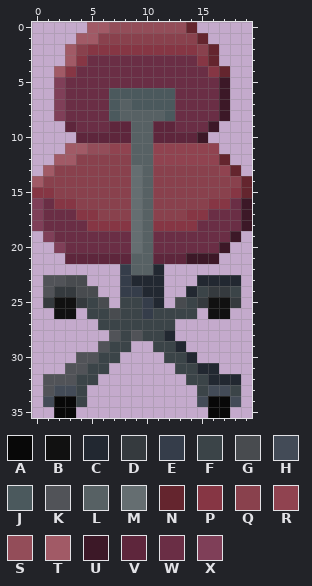
A pixel-art sprite gets an edit: Assets/Art/Sprites/Environments/Furniture/OfficeChairBack.png. Above, as it was before the edit.
The file is 20x36 pixels. Colours within 5 levels of each other are drawn and written as one.
Palette (. is transparent): A #080808  B #111111  C #222831  D #353a3e  E #353d4a  F #3b4448  G #484b4f  H #434b57  J #4b595d  K #515358  L #576164  M #656e71  N #64252e  P #863644  Q #89414d  R #904350  S #934d59  T #a15a66  U #3c1827  V #5e263c  W #6a2e45  X #7f3f58
Pixels before, first column x 0:
 0 .....TTSSSSSSSN.....
 1 ....TTQQQQQQQQQN....
 2 ...TQPPPPPPPPPPQN...
 3 ...TPWWWWWWWWWWPN...
 4 ..TPWWWWWWWWWWWWPN..
 5 ..XWWWWWWWWWWWWWWU..
 6 ..XWWWWJJJJJJWWWWU..
 7 ..XWWWWJLJJJJWWWWU..
 8 ..XWWWWJLLLLJWWWWU..
 9 ...VWWWVVLLVVWWWU...
10 ....VVVVVLLVVVVU....
11 ...TTSSRRLLRRRRRR...
12 ..TTQQQQQLLRRRRRRN..
13 .TQQQQQQQMLQQQQQQRN.
14 TQQQQQQQQMLQQQQQQQQN
15 PPQQQQQQQMLQQQQQQQPN
16 XWPPQQQQQMLQQQQQPPWU
17 XWWWPPQQQMLQQQPPWWWU
18 XWWWWPPPPMLPPPPWWWWU
19 .XWWWWWWWMLWWWWWWWU.
20 ..XWWWWWWMLWWWWWWU..
21 ...VVVVVVLLVVVUUU...
22 ........ELLC........
23 .KKGG...ECCC...CCCC.
24 .KDDGG..EECC..CFDDF.
25 .DBBDFG.FFEC.GFDBBD.
26 ..BB.FFGFFEFFFF.BB..
27 ......FFFFFFF.......
28 .......KFKFFC.......
29 ......KFF..FFC......
30 ....KKFF....FFC.....
31 ...KKFF......FFCC...
32 .KKKFF........FFCCC.
33 .KHHF..........FHHF.
34 .HAAF..........HAAH.
35 ..AA............AA..
After the commit:
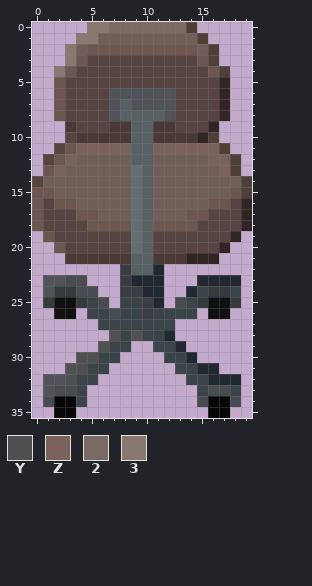
Colours new in this view: Y #505052  Z #78625b  2 #7d6963  3 #8a7771
From old to new:
colour E: #353d4a -> #3c3c43
colour N: #64252e -> #503f39
colour P: #863644 -> #6d564f
colour Q: #89414d -> #725e58
colour U: #3c1827 -> #302424
colour V: #5e263c -> #4d3838
colour W: #6a2e45 -> #584343
Changed rows in their new state; - is a pixel that keeps its letter.
first column x 0:
 0 -----332222222-----
 1 ----33-------------
 2 ---3---------------
 3 ---3---------------
 4 --3----------------
 5 --P----------------
 6 --P----KKKKKK------
 7 --P----K-KKKK------
 8 --P----K----K------
10 ---W------------N--
11 --WPZZZZZ--ZZZZZZN-
12 -WPZ-------QQQQQZZN
13 -PZ--------------Z-
14 W------------------
16 P------------------
17 P------------------
18 P------------------
19 -P-----------------
20 --P----------------
first column x 1:
28 ------Y-Y---------
29 -----Y------------
30 ---YY-------------
31 --YY--------------
32 --Y---------------
33 -GG------------GG-
34 G-------------G--G
